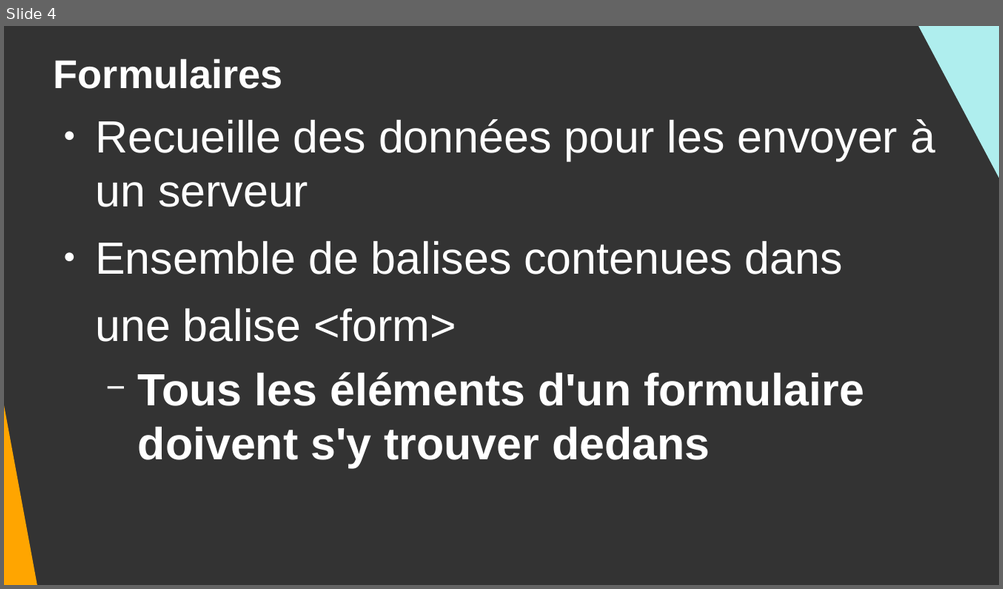
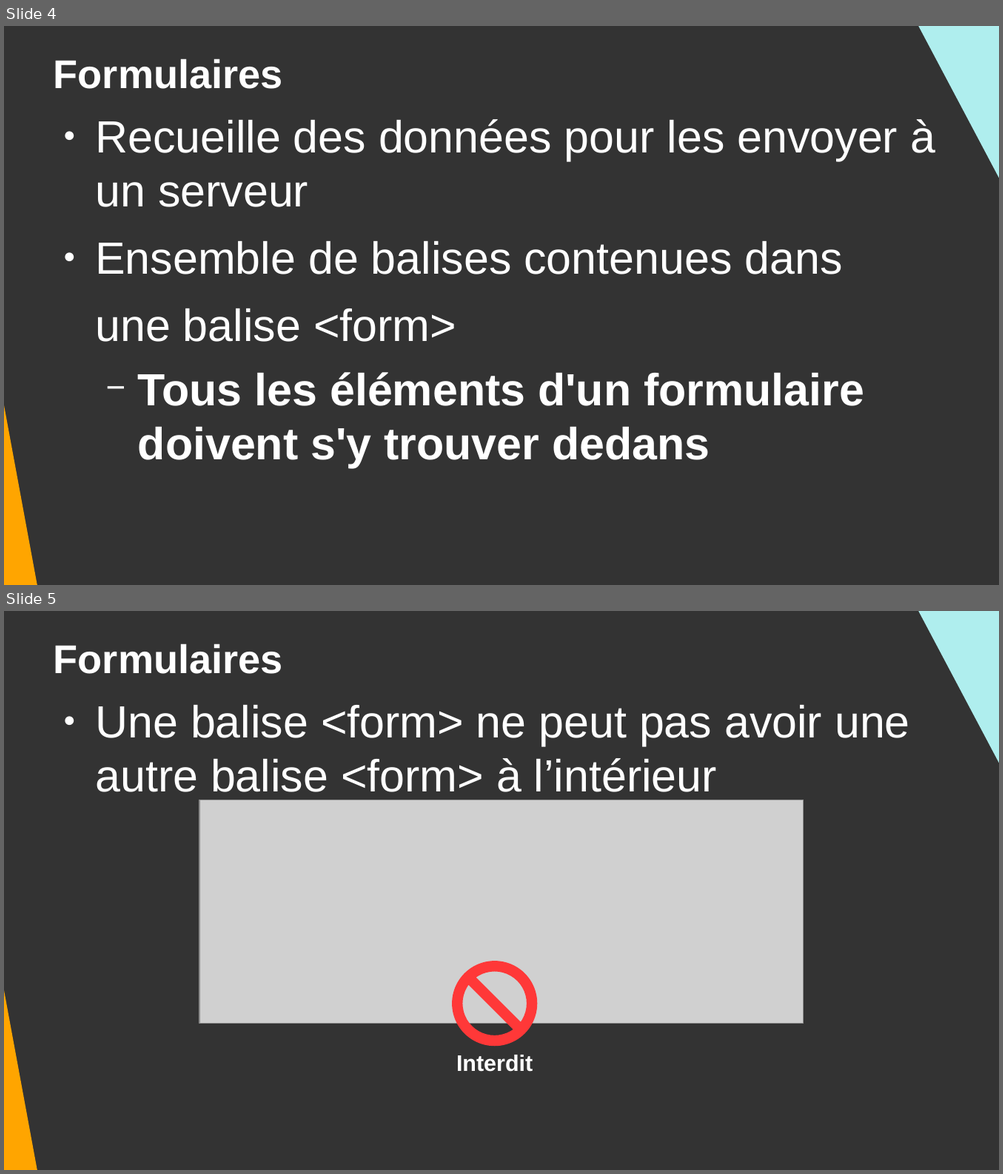
Before and after one commit to DanYellow/cours, a slide deck: integration-web-s1/travaux-pratiques/numero-2/presentation.odp. Shown one above the other, each under a label of ours: slide 4 before the commit, slides 4 and 5 after it. The pictures are 1003x589 and 1003x1174 pixels, drawn with LibreOffice and Linux fonts; fonts in the diff are those of the drawing; grey boxes stand for pictures. Boxes give left, top, right and bottom in pixels: in the first picture for what was removed or moved away, otherwise in the second. Text is boxed around its words. In the diff, an @@ line names an element or a change of style, - is before the commit and + after.

```diff
--- a/integration-web-s1/travaux-pratiques/numero-2/presentation.odp
+++ b/integration-web-s1/travaux-pratiques/numero-2/presentation.odp
@@ slide 5 added at [4,611,999,1170], background #333333 @@
@@ right triangle added at [907,611,999,879], fill #AFEEEE @@
@@ title added at [54,644,283,674], 32 pt, text #FFFFFF, bold @@
+Formulaires
@@ right triangle added at [4,698,40,1170], fill #FFA500 @@
@@ text added at [95,705,910,792], 36 pt, text #FFFFFF @@
+● Une balise <form> ne peut pas avoir une autre balise <form> à l’intérieur
@@ picture added at [200,800,804,1025] @@
@@ no-entry sign added at [452,961,537,1046], fill #FF3838 @@
@@ text added at [456,1055,532,1072], 18 pt, text #FFFFFF, bold @@
+Interdit
```
Also in this commit, not shown: 5 slides changed, 4 other files.
